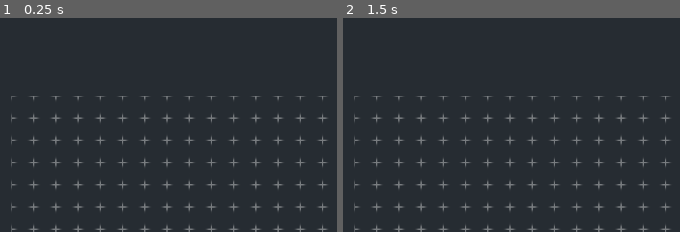
Above: before the commit, frames 1-2 (left to right).
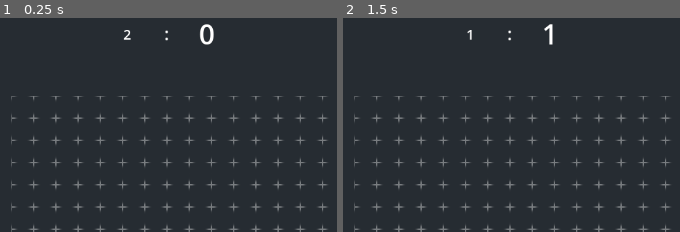
Above: after the commit, the same moments.

Repository: Greatmystic/DecorWizard
Game: Godot game, scene res://Content/Scenes/Levels/main.tscn
Same seed, same stepped clock (60 frames per second), same inputs: the game is played once before the commit and once after it.
Inputs (mouse positions are % of the whole screen's width and height, from its top left):
- Up to frame 1 (0.25 s): no input
- Up to frame 2 (1.5 s): move the mouse to (17, 26) at 0.52 s; tap Space (ScaleSpell) at 0.6, 1.35 s; click (17, 26) at 0.67 s; move the mouse to (19, 43) at 1.27 s; click (19, 43) at 1.42 s
The pictures show only the part of the screen within x 34-84%, y 0-50%; the shares and areas given below are measured in that part.

The runs differ from the first frame. In frame 1, 0.3% of the frame differs, in the area x 36-64%, y 2-13%; in frame 2, 0.2%.

Commit message:
Victory condition implemened

Diff:
--- a/Content/Scenes/Levels/main.tscn
+++ b/Content/Scenes/Levels/main.tscn
@@ -60,6 +60,21 @@
 sources/4 = SubResource("TileSetAtlasSource_5mk2f")
 sources/5 = SubResource("TileSetAtlasSource_l5cvh")
 
+[sub_resource type="LabelSettings" id="LabelSettings_lyt0n"]
+font_size = 20
+
+[sub_resource type="LabelSettings" id="LabelSettings_yvegi"]
+font_size = 25
+
+[sub_resource type="LabelSettings" id="LabelSettings_bkj6f"]
+font_size = 40
+
+[sub_resource type="LabelSettings" id="LabelSettings_odgvg"]
+font_size = 40
+shadow_size = 10
+shadow_color = Color(0, 0, 0, 0.27451)
+shadow_offset = Vector2(2.405, 2.295)
+
 [node name="Root" type="Node2D"]
 metadata/_edit_horizontal_guides_ = [-32.0]
 
@@ -101,3 +116,79 @@
 mouse_filter = 1
 color = Color(0.149466, 0.172486, 0.195049, 1)
 metadata/_edit_lock_ = true
+
+[node name="Quota" type="Control" parent="Decor/CanvasLayer"]
+layout_mode = 3
+anchors_preset = 5
+anchor_left = 0.5
+anchor_right = 0.5
+offset_left = -95.075
+offset_top = 20.28
+offset_right = 94.9712
+offset_bottom = 57.28
+grow_horizontal = 2
+mouse_filter = 1
+
+[node name="SmallQuota" type="Label" parent="Decor/CanvasLayer/Quota"]
+layout_mode = 1
+anchors_preset = 4
+anchor_top = 0.5
+anchor_bottom = 0.5
+offset_left = 13.745
+offset_top = -14.0
+offset_right = 62.745
+offset_bottom = 14.0
+grow_vertical = 2
+text = "0"
+label_settings = SubResource("LabelSettings_lyt0n")
+horizontal_alignment = 1
+vertical_alignment = 1
+
+[node name="ColonSeparate" type="Label" parent="Decor/CanvasLayer/Quota"]
+layout_mode = 1
+anchors_preset = 8
+anchor_left = 0.5
+anchor_top = 0.5
+anchor_right = 0.5
+anchor_bottom = 0.5
+offset_left = -20.0
+offset_top = -11.5
+offset_right = 20.0
+offset_bottom = 11.5
+grow_horizontal = 2
+grow_vertical = 2
+text = ":"
+label_settings = SubResource("LabelSettings_yvegi")
+horizontal_alignment = 1
+vertical_alignment = 1
+
+[node name="BigQuota" type="Label" parent="Decor/CanvasLayer/Quota"]
+layout_mode = 1
+anchors_preset = 6
+anchor_left = 1.0
+anchor_top = 0.5
+anchor_right = 1.0
+anchor_bottom = 0.5
+offset_left = -74.0
+offset_top = -27.5
+offset_bottom = 27.5
+grow_horizontal = 0
+grow_vertical = 2
+text = "0"
+label_settings = SubResource("LabelSettings_bkj6f")
+horizontal_alignment = 1
+vertical_alignment = 1
+
+[node name="Win" type="Label" parent="Decor/CanvasLayer"]
+visible = false
+custom_minimum_size = Vector2(0.515, 0)
+anchors_preset = 5
+anchor_left = 0.5
+anchor_right = 0.5
+offset_left = -61.0
+offset_top = 59.18
+offset_right = 62.0
+offset_bottom = 114.18
+grow_horizontal = 2
+text = "WIN ! !"
+label_settings = SubResource("LabelSettings_odgvg")
--- a/Content/Scripts/Block.gd
+++ b/Content/Scripts/Block.gd
@@ -6,6 +6,7 @@
 
 var clicked = false
 var isBig = false
+var placedInGrid = false
 
 # Called every frame. 'delta' is the elapsed time since the previous frame.
 func _process(_delta):
@@ -22,6 +23,14 @@
 	big.visible = isBig
 	small.visible = !isBig
 
+	if isBig:
+		level.bigQuota += 1
+		level.smallQuota -= 1
+	else:
+		level.bigQuota -= 1
+		level.smallQuota += 1
+
+
 
 func _on_area_2d_input_event(_viewport, event, _shape_idx):
 	if event is InputEventMouseButton and event.button_index == MOUSE_BUTTON_LEFT and event.pressed:
--- a/Content/Scripts/Level.gd
+++ b/Content/Scripts/Level.gd
@@ -1,4 +1,9 @@
 extends TileMap
+
+@onready var blocks = $"../Blocks"
+@onready var bigQuotaLabel = $"../Decor/CanvasLayer/Quota/BigQuota"
+@onready var smallQuotaLabel = $"../Decor/CanvasLayer/Quota/SmallQuota"
+@onready var winLabel = $"../Decor/CanvasLayer/Win"
 
 var selectedTile = Vector2i(0,0);
 var selectedBlock = null
@@ -7,11 +12,25 @@
 var placeLayer = 1
 var gridLayer = 0
 
+var bigQuota = 0
+var smallQuota = 0
+var totalBlocks = 0
+var blocksPlaced = 0
+
 
 func _ready():
+	totalBlocks = blocks.get_child_count()
+
 	for c in get_used_cells(0):
 		set_cell(placeLayer, c, 4, Vector2i(0,0), 0)
 
+	for b in blocks.get_children():
+		if b.isBig:
+			bigQuota += 1
+		else:
+			smallQuota += 1
+	updateQuotas()
+	winLabel.visible = false
 
 
 func _process(_delta):
@@ -30,12 +49,16 @@
 
 	if Input.is_action_just_pressed("ScaleSpell") and selectedBlock:
 		selectedBlock.flipScale()
+		updateQuotas()
+
 
 
 func pickupBlock(block, pos, rotatio, isBig):
 	selectedBlock = block
 	if get_cell_tile_data(gridLayer, selectedTile):
 		writeBlock(selectedBlock, selectedTile - pos, false, rotatio, isBig)
+		selectedBlock.placedInGrid = false
+		blocksPlaced -= 1
 
 
 func placeBlock(rotatio, isBig):
@@ -45,6 +68,12 @@
 		else:
 			writeBlock(selectedBlock, selectedTile, true, rotatio, isBig)
 			selectedBlock.position = map_to_local(selectedTile)
+			selectedBlock.placedInGrid = true
+			blocksPlaced += 1
+
+			if blocksPlaced == totalBlocks and bigQuota == smallQuota:
+				winLevel()
+
 	selectedBlock = null
 	return true
 
@@ -84,3 +113,12 @@
 					res.append(Vector2i(c.y, -c.x))
 		return res
 	return usedCells
+
+
+func updateQuotas():
+	bigQuotaLabel.text = str(bigQuota)
+	smallQuotaLabel.text = str(smallQuota)
+
+
+func winLevel():
+	winLabel.visible = true
Not shown: 1 places in Content/Scenes/Levels/main.tscn that only renumber resources
